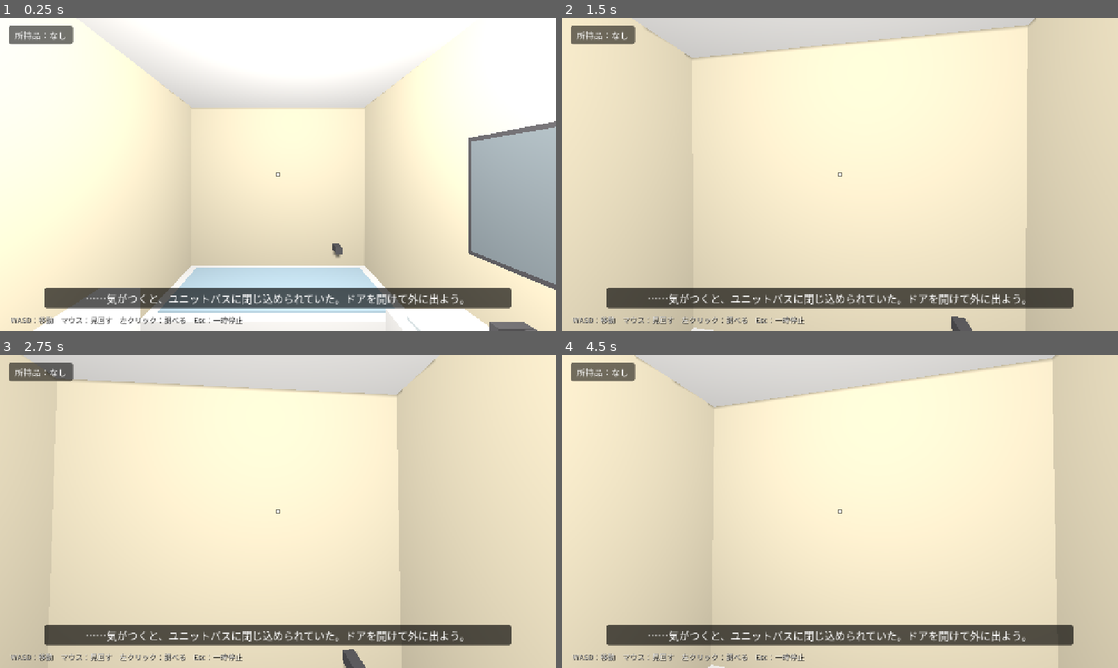
Above: before the commit, frames 1-4 (two rows, left to right).
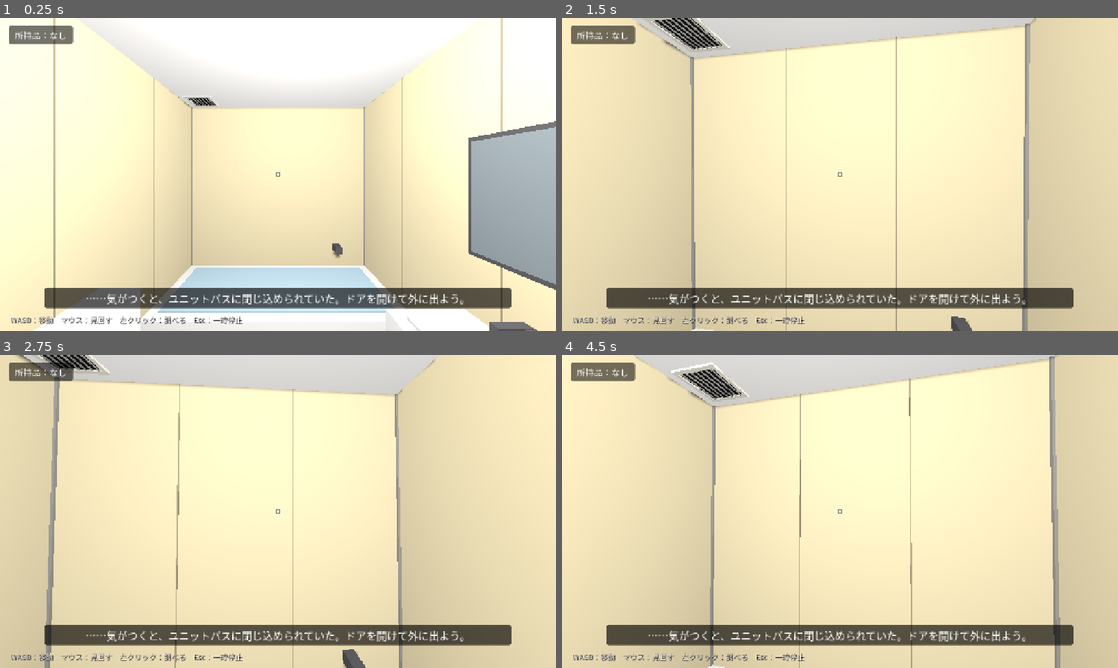
Above: after the commit, the same moments.

Repository: Ben-Kei-create/toireshelter
Game: Godot game, scene res://scenes/main.tscn
The game is run twice, just before and just after one commit, with the same random seed, the same clock (stepped at 60 frames per second) and the same inputs.
Inputs (mouse positions are in pixels of both pictures, inside the frame that each line leads up to):
- Up to frame 1 (0.25 s): no input
- Up to frame 2 (1.5 s): tap Enter at 0.5 s; move the mouse to (867, 174) at 0.52 s; press the mouse at (867, 174) at 0.53 s; hold W (move_forward) from 0.53 s (still down); move the mouse to (812, 174) at 1.27 s; release the mouse at (812, 174) at 1.28 s; click (812, 174) at 1.35 s
- Up to frame 3 (2.75 s): keep holding W (move_forward); tap Space at 2 s; move the mouse to (289, 505) at 2.02 s; press the mouse at (289, 505) at 2.03 s
- Up to frame 4 (4.5 s): keep holding W (move_forward); tap Enter at 2.75, 4.25 s; move the mouse to (834, 517) at 2.77 s; release the mouse at (834, 517) at 2.78 s; click (834, 517) at 2.85 s; tap Space at 3.5 s; move the mouse to (878, 514) at 3.52 s; press the mouse at (878, 514) at 3.53 s; move the mouse to (795, 508) at 4.27 s; release the mouse at (795, 508) at 4.28 s; click (795, 508) at 4.35 s

The runs differ from the first frame. In frame 1, 1.1% of the frame differs, in the area x 9-91%, y 0-98%; in frame 2, 2.6%; in frame 3, 2.3%; in frame 4, 2.8%, in the area x 19-90%, y 0-100%.

Commit message:
TASK-03: resin wall panels, rubber caulk, ceiling vent
- room: yellowed ivory walls with vertical panel seams (computed from room
  size) and grey caulk at corners/floor edge; visual-only meshes offset 2mm
- room: ceiling vent in the back-left corner with separate Frame and Cover
  (hinge-ready) nodes; examine message added in main.gd
- player: per-target interact_range (ray 2.4m, default still 1.8m) so the
  vent is reachable from the floor without extending other targets
- tests: vent reach / ceiling blocking / toilet range checks; screenshot
  capture script; docs/screenshots/task03 (docs/ ignored by Godot import)

Co-Authored-By: Claude Opus 5.5 <noreply@anthropic.com>

Diff:
--- a/scripts/main.gd
+++ b/scripts/main.gd
@@ -12,6 +12,7 @@
 	"bathtub": "空っぽの浴槽。乾いていて、何も入っていない。",
 	"mirror": "くもった鏡。疲れた顔の自分がぼんやり映っている。",
 	"sink": "洗面台。蛇口をひねっても特に何も起きない。……下に何か落ちている？",
+	"vent": "換気口。格子の奥は暗く、よく見えない。",
 	"driver": "ドライバーを手に入れた。",
 	"door_locked": "ドアノブが空回りする。開かない。",
 	"door_fixed": "ドライバーでドアノブのネジを締め直した。……ドアが開いた！",
@@ -102,7 +103,7 @@
 		return
 	var id := String(target.get_meta("interact_id", ""))
 	match id:
-		"toilet", "bathtub", "mirror", "sink":
+		"toilet", "bathtub", "mirror", "sink", "vent":
 			hud.show_message(MESSAGES[id])
 		"driver":
 			if has_driver:
--- a/scripts/player.gd
+++ b/scripts/player.gd
@@ -7,7 +7,8 @@
 const SPEED := 1.8
 const MOUSE_SENSITIVITY := 0.0022
 const GRAVITY := 9.8
-const INTERACT_RANGE := 1.8
+const INTERACT_RANGE := 1.8       # 通常の対象を調べられる距離
+const INTERACT_RANGE_MAX := 2.4   # レイの長さ。対象ごとの interact_range メタの上限
 const EYE_HEIGHT := 1.5
 const BODY_RADIUS := 0.25
 const BODY_HEIGHT := 1.6
@@ -42,7 +43,7 @@
 
 	ray = RayCast3D.new()
 	ray.name = "InteractRay"
-	ray.target_position = Vector3(0.0, 0.0, -INTERACT_RANGE)
+	ray.target_position = Vector3(0.0, 0.0, -INTERACT_RANGE_MAX)
 	ray.collision_mask = 1 | 2   # world + interact
 	ray.collide_with_bodies = true
 	ray.collide_with_areas = true
@@ -109,6 +110,10 @@
 	var hit := collider as Node
 	if hit == null or hit.is_queued_for_deletion():
 		return null
-	if hit.has_meta("interact_id"):
-		return hit
-	return null
+	if not hit.has_meta("interact_id"):
+		return null
+	# 距離の上限は対象ごと（天井の換気口など）。指定がなければ INTERACT_RANGE
+	var max_range: float = hit.get_meta("interact_range", INTERACT_RANGE)
+	if ray.global_position.distance_to(ray.get_collision_point()) > max_range:
+		return null
+	return hit
--- a/scripts/room.gd
+++ b/scripts/room.gd
@@ -22,7 +22,13 @@
 const DOOR_H := 1.9
 const DOOR_OPEN_DEG := -90.0
 
-const WALL_COLOR := Color(0.8, 0.77, 0.68)
+const WALL_COLOR := Color(0.82, 0.78, 0.65)   # 少し黄ばんだアイボリーの樹脂パネル
+const SEAM_COLOR := Color(0.6, 0.57, 0.47)
+const CAULK_COLOR := Color(0.55, 0.55, 0.53)   # ゴム目地
+const PANEL_TARGET_W := 0.6   # パネル幅の目安。壁の長さを割り切れる枚数に丸める
+const DETAIL_GAP := 0.002     # 壁面から浮かせる量（面の重なりによるちらつき防止）
+const VENT_SIZE := 0.24
+const VENT_RANGE := 2.4       # 換気口だけ床から見上げて届くよう、操作距離を個別に伸ばす
 const FLOOR_COLOR := Color(0.33, 0.34, 0.35)
 const PORCELAIN_COLOR := Color(0.92, 0.92, 0.92)
 
@@ -38,10 +44,12 @@
 func _ready() -> void:
 	_build_environment()
 	_build_shell()
+	_build_wall_details()
 	_build_corridor()
 	_build_bathtub()
 	_build_toilet()
 	_build_sink_and_mirror()
+	_build_vent()
 	_build_driver()
 	_build_door()
 	_build_exit()
@@ -137,6 +145,55 @@
 	_mesh_box(frame, Vector3(0.04, DOOR_H, WALL_T + 0.02), Vector3(-DOOR_W * 0.5 - 0.02, DOOR_H * 0.5, front_z), frame_mat)
 	_mesh_box(frame, Vector3(0.04, DOOR_H, WALL_T + 0.02), Vector3(DOOR_W * 0.5 + 0.02, DOOR_H * 0.5, front_z), frame_mat)
 	_mesh_box(frame, Vector3(DOOR_W + 0.08, 0.04, WALL_T + 0.02), Vector3(0, DOOR_H + 0.02, front_z), frame_mat)
+
+
+func _build_wall_details() -> void:
+	# 樹脂パネルの縦の継ぎ目と、隅・床際のゴム目地。見た目だけ（当たり判定なし）
+	var details := Node3D.new()
+	details.name = "WallDetails"
+	add_child(details)
+	var seam_mat := _mat("seam", SEAM_COLOR, 0.9)
+	var caulk_mat := _mat("caulk", CAULK_COLOR, 0.95)
+	var half_w := ROOM_W * 0.5
+	var half_d := ROOM_D * 0.5
+	var seam_w := 0.006
+	var seam_t := 0.004
+	var door_clear := DOOR_W * 0.5 + 0.06   # ドア開口の近くには継ぎ目を置かない
+
+	# 縦の継ぎ目：壁の長さを PANEL_TARGET_W 前後の等幅パネルに分ける
+	for pos in _seam_positions(ROOM_D):   # 左右の壁（z 方向）
+		_mesh_box(details, Vector3(seam_t, ROOM_H, seam_w), Vector3(-half_w + DETAIL_GAP + seam_t * 0.5, ROOM_H * 0.5, pos), seam_mat)
+		_mesh_box(details, Vector3(seam_t, ROOM_H, seam_w), Vector3(half_w - DETAIL_GAP - seam_t * 0.5, ROOM_H * 0.5, pos), seam_mat)
+	for pos in _seam_positions(ROOM_W):   # 奥・手前の壁（x 方向）
+		_mesh_box(details, Vector3(seam_w, ROOM_H, seam_t), Vector3(pos, ROOM_H * 0.5, -half_d + DETAIL_GAP + seam_t * 0.5), seam_mat)
+		if absf(pos) > door_clear:
+			_mesh_box(details, Vector3(seam_w, ROOM_H, seam_t), Vector3(pos, ROOM_H * 0.5, half_d - DETAIL_GAP - seam_t * 0.5), seam_mat)
+
+	# 部屋の四隅の縦目地（隅に収まる細い角材）
+	var c := 0.012
+	for sx in [-1.0, 1.0]:
+		for sz in [-1.0, 1.0]:
+			_mesh_box(details, Vector3(c, ROOM_H, c), Vector3(sx * (half_w - c * 0.5), ROOM_H * 0.5, sz * (half_d - c * 0.5)), caulk_mat)
+
+	# 床と壁の境目の目地（下端は床に少し沈めて隙間を出さない）
+	var h := 0.014
+	var t := 0.008
+	var y := h * 0.5 - 0.002
+	_mesh_box(details, Vector3(t, h, ROOM_D), Vector3(-half_w + t * 0.5, y, 0.0), caulk_mat)
+	_mesh_box(details, Vector3(t, h, ROOM_D), Vector3(half_w - t * 0.5, y, 0.0), caulk_mat)
+	_mesh_box(details, Vector3(ROOM_W, h, t), Vector3(0.0, y, -half_d + t * 0.5), caulk_mat)
+	var side := half_w - DOOR_W * 0.5   # 手前の壁はドア開口を避けて左右に分ける
+	_mesh_box(details, Vector3(side, h, t), Vector3(-half_w + side * 0.5, y, half_d - t * 0.5), caulk_mat)
+	_mesh_box(details, Vector3(side, h, t), Vector3(half_w - side * 0.5, y, half_d - t * 0.5), caulk_mat)
+
+
+## 長さ length の壁を PANEL_TARGET_W 前後の等幅パネルに分けたときの継ぎ目の位置（中心 0 基準）。
+func _seam_positions(length: float) -> Array:
+	var count := maxi(1, roundi(length / PANEL_TARGET_W))
+	var result := []
+	for i in range(1, count):
+		result.append(-length * 0.5 + length * i / count)
+	return result
 
 
 func _build_corridor() -> void:
@@ -224,6 +281,49 @@
 	_shape_box(m_body, mirror_size, mirror_center)
 
 
+func _build_vent() -> void:
+	# 天井の奥・左の隅（浴槽の上）の小さな換気口。
+	#   Vent/Visual/Frame … オフホワイトの枠（天井に固定）
+	#   Vent/Visual/Cover … 暗い内部＋格子の蓋。原点を奥側の辺に置き、将来ここを軸に開けられる
+	#   Vent/Collision    … 調べる対象（interact_range で操作距離を個別に設定）
+	var f := _fixture("Vent", "vent")
+	var visual: Node3D = f[0]
+	var body: StaticBody3D = f[1]
+	body.set_meta("interact_range", VENT_RANGE)
+	var s := VENT_SIZE
+	var center := Vector3(-ROOM_W * 0.5 + 0.06 + s * 0.5, ROOM_H, -ROOM_D * 0.5 + 0.06 + s * 0.5)
+	visual.position = center
+	body.position = center
+
+	var frame := Node3D.new()
+	frame.name = "Frame"
+	visual.add_child(frame)
+	var frame_mat := _mat("vent_frame", Color(0.9, 0.89, 0.85), 0.7)
+	var fw := 0.02    # 枠の幅
+	var fh := 0.012   # 枠の厚み（天井から下に出る分）
+	var fy := -fh * 0.5
+	_mesh_box(frame, Vector3(s, fh, fw), Vector3(0, fy, -s * 0.5 + fw * 0.5), frame_mat)
+	_mesh_box(frame, Vector3(s, fh, fw), Vector3(0, fy, s * 0.5 - fw * 0.5), frame_mat)
+	_mesh_box(frame, Vector3(fw, fh, s - fw * 2.0), Vector3(-s * 0.5 + fw * 0.5, fy, 0), frame_mat)
+	_mesh_box(frame, Vector3(fw, fh, s - fw * 2.0), Vector3(s * 0.5 - fw * 0.5, fy, 0), frame_mat)
+
+	var cover := Node3D.new()
+	cover.name = "Cover"
+	cover.position = Vector3(0, 0, -s * 0.5 + fw)   # 蝶番にする奥側の辺
+	visual.add_child(cover)
+	var inner := s - fw * 2.0
+	# 奥の暗がり（天井面から 3mm 下げ、天井とのちらつきを避ける）
+	_mesh_box(cover, Vector3(inner, 0.002, inner), Vector3(0, -0.004, inner * 0.5), _mat("vent_dark", Color(0.12, 0.12, 0.13), 1.0))
+	# 格子（枠より少し奥）
+	var grille_mat := _mat("vent_grille", Color(0.6, 0.6, 0.58), 0.6)
+	var slats := 7
+	for i in slats:
+		var x := -inner * 0.5 + inner * (i + 0.5) / slats
+		_mesh_box(cover, Vector3(0.006, 0.006, inner), Vector3(x, -0.009, inner * 0.5), grille_mat)
+
+	_shape_box(body, Vector3(s, 0.03, s), Vector3(0, -0.015, 0))
+
+
 func _build_driver() -> void:
 	# 洗面台の下の床。照準で狙いやすいよう、判定を見た目より少し大きくしている
 	driver_node = Node3D.new()
--- /dev/null
+++ b/tests/capture_screenshots.gd
@@ -0,0 +1,57 @@
+extends SceneTree
+## 確認用スクリーンショットを撮る（ウィンドウ表示が必要。--headless では撮れない）。
+## 実行: Godot --path . --script res://tests/capture_screenshots.gd
+## 保存先: 環境変数 SHOT_DIR（なければ res://docs/screenshots/latest）
+
+const VIEWS := [
+	# [ファイル名, プレイヤー位置, 注視点]
+	["room_overview", Vector3(0.45, 0.0, 0.95), Vector3(-0.3, 0.9, -1.2)],
+	["vent_from_floor", Vector3(0.0, 0.0, 0.75), Vector3(-0.72, 2.2, -1.02)],
+	["vent_closeup", Vector3(-0.45, 0.0, -0.25), Vector3(-0.72, 2.2, -1.02)],
+	["wall_seams_and_caulk", Vector3(-0.3, 0.0, 0.9), Vector3(0.9, 0.3, -0.6)],
+	["front_wall_and_door", Vector3(0.0, 0.0, -0.2), Vector3(0.0, 0.9, 1.2)],
+]
+
+
+func _initialize() -> void:
+	_run()
+
+
+func _run() -> void:
+	var out := OS.get_environment("SHOT_DIR")
+	if out.is_empty():
+		out = ProjectSettings.globalize_path("res://docs/screenshots/latest")
+	DirAccess.make_dir_recursive_absolute(out)
+	root.size = Vector2i(1280, 720)
+	change_scene_to_file("res://scenes/main.tscn")
+	for i in 20:
+		await process_frame
+	var main := current_scene
+	var player = main.player
+	main.hud._message_panel.visible = false
+	main.hud._message_time_left = 0.0
+	for v in VIEWS:
+		player.global_position = v[1]
+		_aim(player, v[2])
+		for i in 8:
+			await process_frame
+		if v[0] == "vent_from_floor":
+			player.try_interact()   # 調べたときのメッセージも写す
+			for i in 4:
+				await process_frame
+		await RenderingServer.frame_post_draw
+		var path: String = out.path_join(v[0] + ".png")
+		root.get_texture().get_image().save_png(path)
+		print("saved ", path)
+		main.hud._message_panel.visible = false
+		main.hud._message_time_left = 0.0
+	quit()
+
+
+func _aim(player: Node3D, point: Vector3) -> void:
+	var eye: Vector3 = player.global_position + Vector3(0.0, player.EYE_HEIGHT, 0.0)
+	var d := point - eye
+	player.rotation.y = atan2(-d.x, -d.z)
+	var pitch := clampf(atan2(d.y, Vector2(d.x, d.z).length()), deg_to_rad(-85.0), deg_to_rad(85.0))
+	player._pitch = pitch
+	player.camera.rotation.x = pitch
--- a/tests/smoke_test.gd
+++ b/tests/smoke_test.gd
@@ -36,6 +36,35 @@
 	_aim(player, driver_pos)
 	player.try_interact()
 	_check(not main.has_driver, "壁越しには拾えない")
+	player.global_position = saved
+
+	# --- 換気口：初期位置（床）から見上げて調べられる。通常の距離 1.8m より遠い
+	var vent_body: Node3D = room.get_node("Vent/Collision")
+	var vent_pos: Vector3 = vent_body.global_position + Vector3(0.0, -0.02, 0.0)
+	player.global_position = room.spawn_position
+	_aim(player, vent_pos)
+	var vent_dist: float = player.camera.global_position.distance_to(vent_pos)
+	player.try_interact()
+	_check(main.hud._message_label.text == main.MESSAGES["vent"] and vent_dist > player.INTERACT_RANGE,
+			"初期位置から換気口を調べられる（距離 %.2fm）" % vent_dist)
+
+	# --- 換気口：天井の上からは天井に遮られる
+	main.hud._message_label.text = ""
+	player.global_position = vent_body.global_position + Vector3(0.0, 0.0, 0.0)   # 目の高さが天井より上
+	_aim(player, vent_pos)
+	player.try_interact()
+	_check(main.hud._message_label.text == "", "天井越しには換気口を調べられない")
+
+	# --- ほかの対象の操作距離は伸びていない：レイが便器に当たる点が 1.8m より遠い位置から
+	player.global_position = Vector3(0.65, 0.0, 1.0)
+	_aim(player, Vector3(-0.6, 0.85, 0.0))   # タンク上部
+	player.ray.force_raycast_update()
+	var toilet_hit: Node = player.ray.get_collider()
+	var hit_dist: float = player.ray.global_position.distance_to(player.ray.get_collision_point())
+	player.try_interact()
+	_check(toilet_hit == room.get_node("Toilet/Collision") and hit_dist > player.INTERACT_RANGE
+			and main.hud._message_label.text == "",
+			"便器は当たり点が 1.8m より遠いと調べられない（当たり点まで %.2fm）" % hit_dist)
 	player.global_position = saved
 
 	# --- 照準を合わせてクリックすると拾える
Not shown, added: docs/.gdignore
Binary file added: docs/screenshots/task03/front_wall_and_door.png
Binary file added: docs/screenshots/task03/room_overview.png
Binary file added: docs/screenshots/task03/vent_closeup.png
Binary file added: docs/screenshots/task03/vent_from_floor.png
Binary file added: docs/screenshots/task03/wall_seams_and_caulk.png
Not shown, added: tests/capture_screenshots.gd.uid
Not shown, changed: README.md
